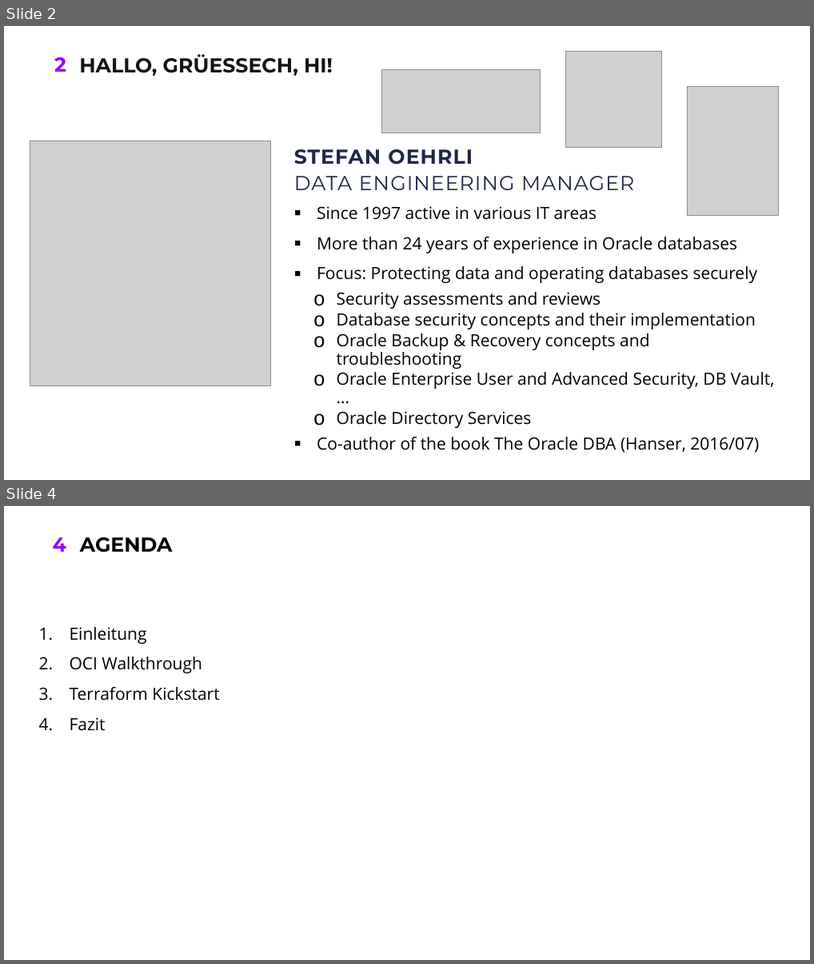
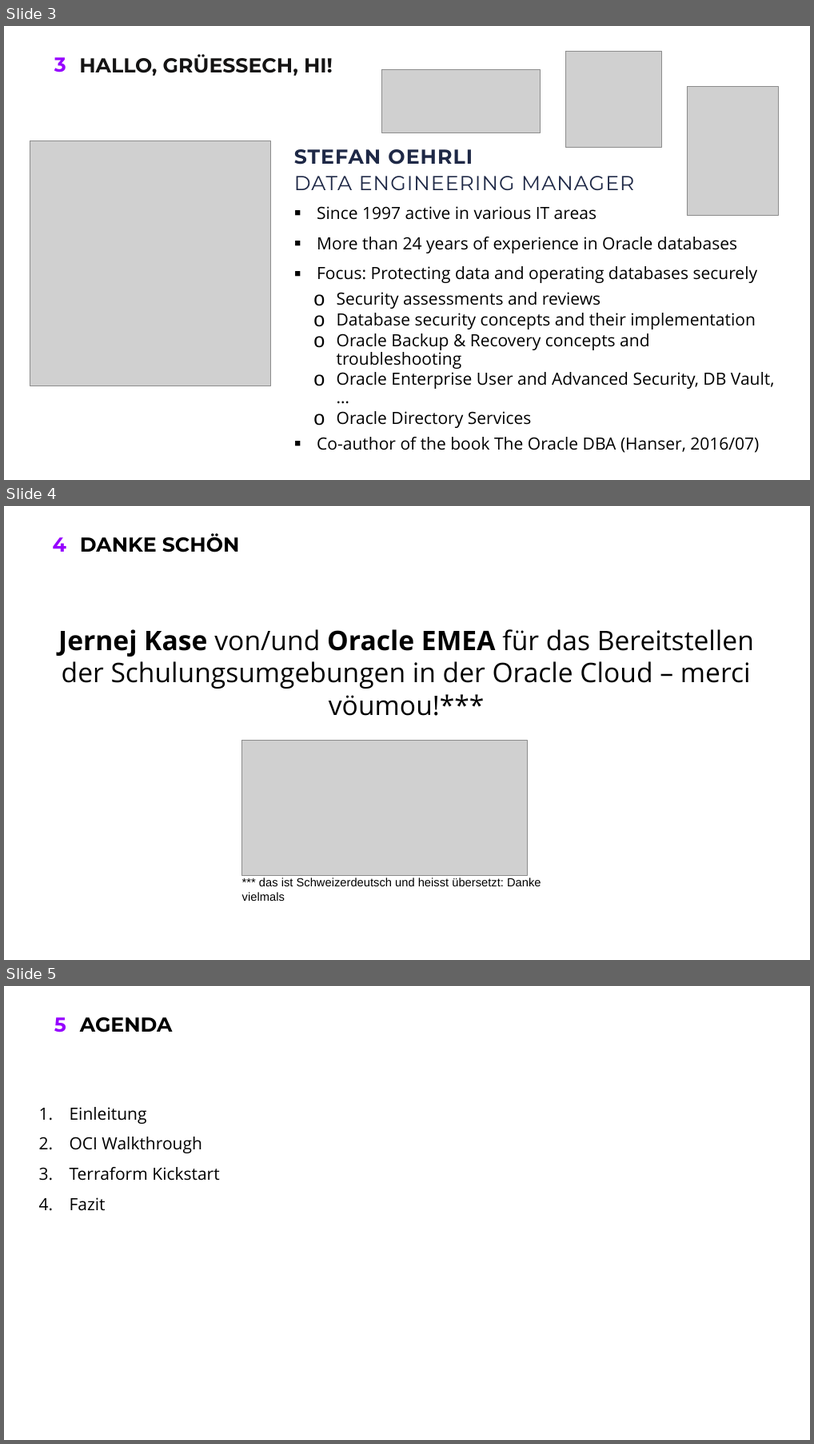
Before and after one commit to oehrlis/doag2022, a slide deck: ppt/00_KursAgenda.pptx. Shown one above the other, each under a label of ours: slides 2 and 4 before the commit, slides 3, 4 and 5 after it; the slides between them are not shown. The pictures are 814x964 and 814x1444 pixels, drawn with LibreOffice and Linux fonts; fonts in the diff are those of the drawing; grey boxes stand for pictures; background and template pictures are left out. Boxes give left, top, right and bottom in pixels: in the first picture for what was removed or moved away, otherwise in the second. Text is boxed around its words. In the diff, an @@ line names an element or a change of style, - is before the commit and + after.

```diff
--- a/ppt/00_KursAgenda.pptx
+++ b/ppt/00_KursAgenda.pptx
@@ slide 4 added at box(4, 506, 810, 960), background #FFFFFF; not listed: 1 template element that a slide beside it also shows @@
@@ title added at box(80, 533, 240, 552), 24 pt, text #000000, bold @@
+DANKE SCHÖN
@@ text added at box(58, 629, 754, 716), 32 pt, text #000000 @@
+Jernej Kase von/und Oracle EMEA für das Bereitstellen der Schulungsumgebungen in der Oracle Cloud – merci vöumou!***
@@ picture added at box(242, 740, 527, 875) @@
@@ text added at box(242, 877, 542, 900), 14 pt, text #000000 @@
+*** das ist Schweizerdeutsch und heisst übersetzt: Danke vielmals
@@ what was slide 2 is now slide 3 @@
@@ page number at box(54, 57, 66, 72): text changed @@
-2
+3
@@ what was slide 4 is now slide 5 @@
@@ page number at box(54, 1017, 66, 1032): text changed @@
-4
+5
```
Also in this commit, not shown: 1 slide changed, 1 other slide added, 1 slide removed.
